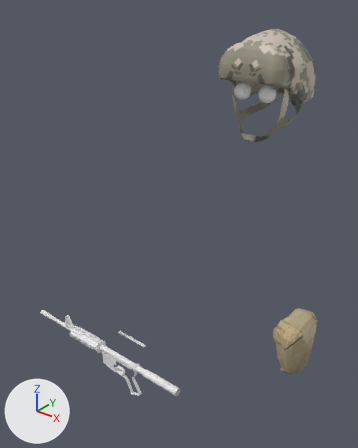
What one commit did to the Blender file unit.blend.
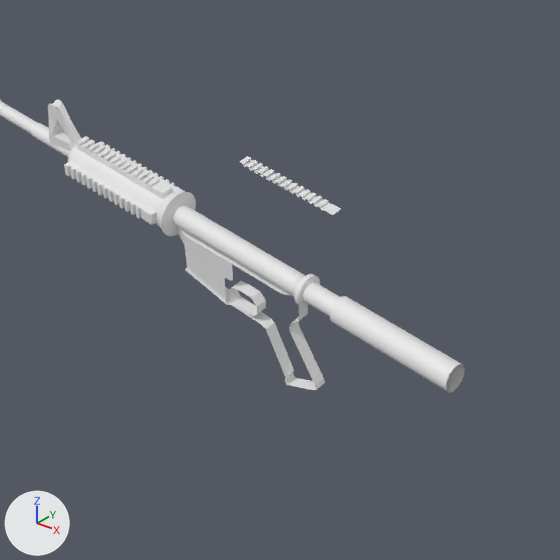
There are two pictures of each version: one whole from a 50 mm lens placed at (0.707, -1.359, 2.173), pointed at (-0.473, 0.116, 1.258), one close up on the part from 14% to 58% of the width and 64% to 99% of the height. Arrows for +X, +Y and +Z are at lower left; the lights stay in place.
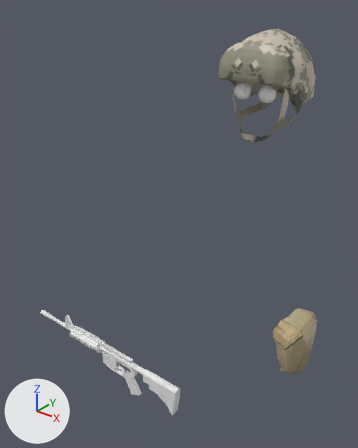
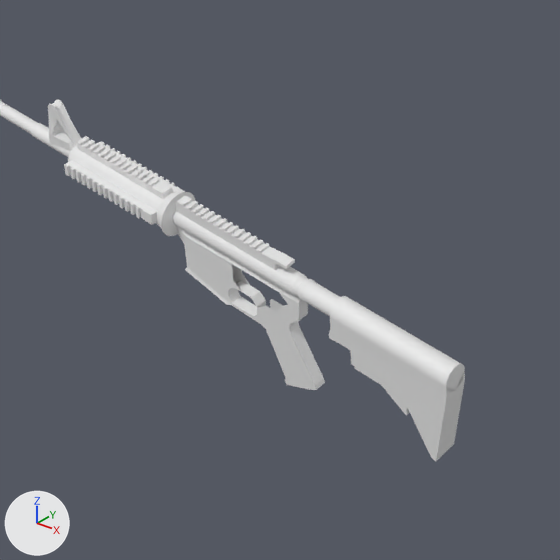
The change, as a diff of the scene's bpy script:
```diff
--- a/unit.blend.py
+++ b/unit.blend.py
@@ me_circle @@
 # used by ob_circle; location = (-0.902, 0.0, 0.452); rotation_euler = (0.0000273, 1.566, 0.0000274), in degrees (0, 90, 0); scale = (0.0319, 0.0319, 0.0319)
-me_circle.from_pydata(...)  # 2212 vertices, 1788 faces, 60 loose edges; spans x -2.6..5.9, y -1.2..4.1, z -15.5..16.2
+me_circle.from_pydata(...)  # 2333 vertices, 1914 faces, 45 loose edges; spans x -2.6..5.9, y -1.2..1.2, z -15.5..16.2
+# me_circle part 1: 225 vertices moved from x -1.2..0.6, y -0.7..4.1, z 0.9..8.1 to x -1.2..0.4, y -0.5..0.5, z 0.7..8.0; 21 vertices removed from x -1.2..0.6, y -0.3..4.1, z 0.4..7.0; 142 vertices added at x -1.2..4.4, y -0.6..0.6, z 0.2..16.2
```

Boxes (x1, y1, x2, y2) around the edits, measured in the close-ups (560 x 560 px; the box of a moved part takes in the faces that stretch with it):
'Circle', reshaped: before (0, 99, 465, 392); after (0, 99, 465, 461)
part 1 of me_circle, moved or reshaped: before (218, 156, 341, 307); after (176, 195, 465, 461)
